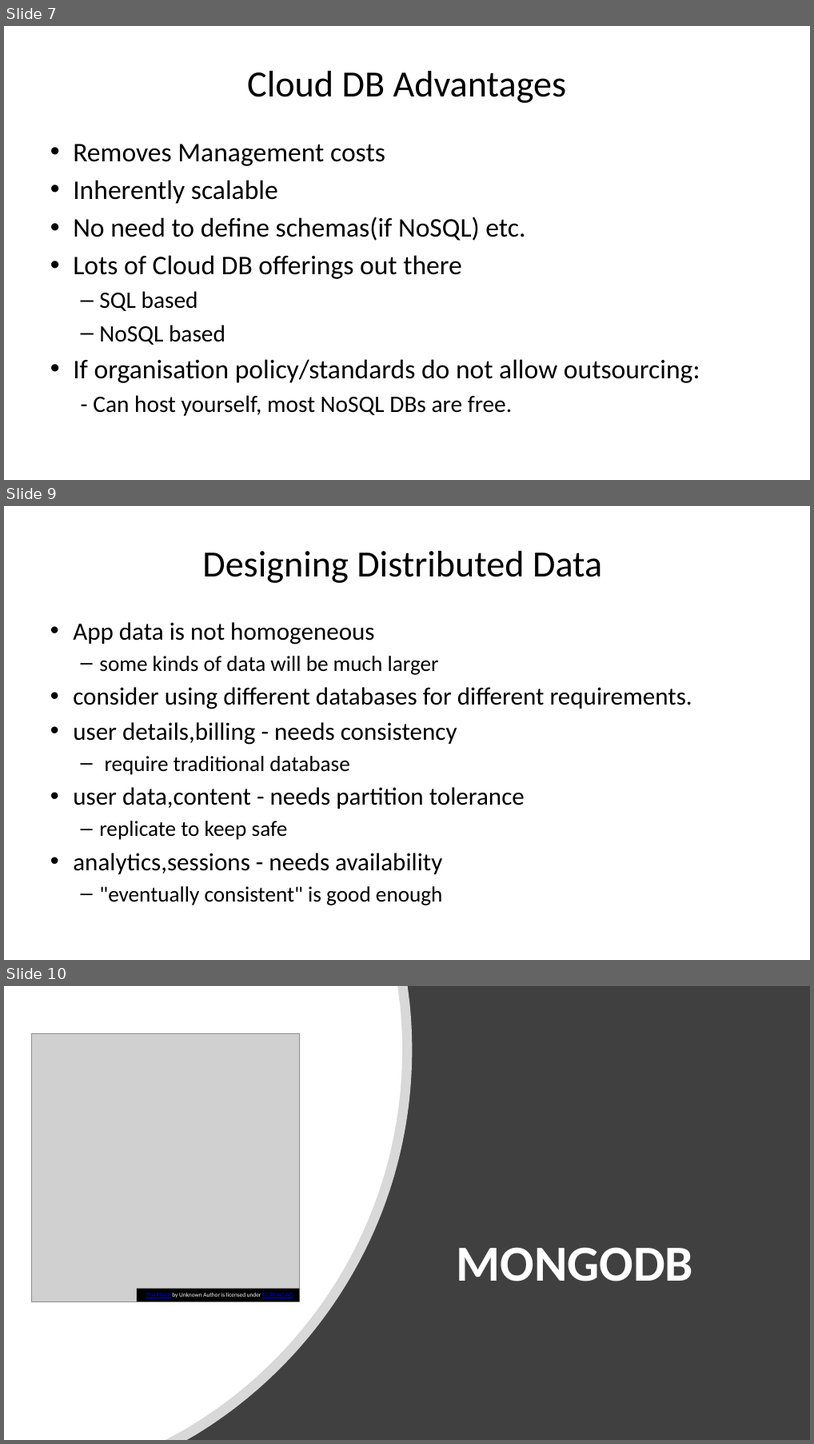
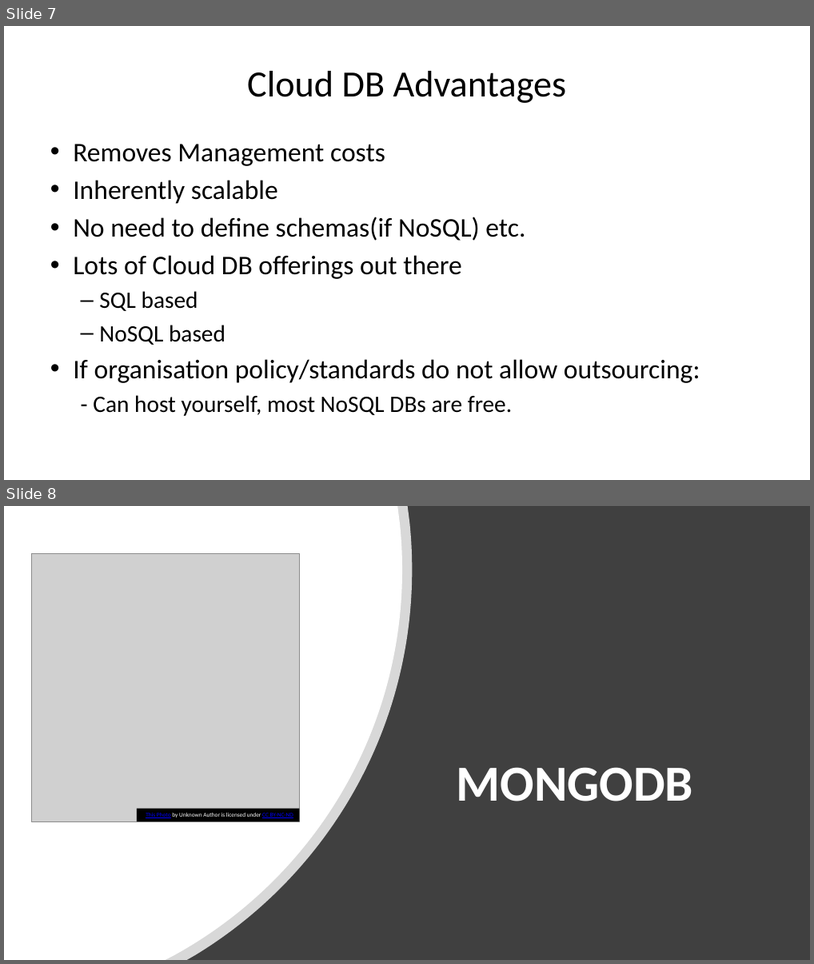
Before and after one commit to diarmuidoconnor/ict-2021, a slide deck: topic10/talk-0/mongoDB-2020.pptx. Shown one above the other, each under a label of ours: slides 7, 9 and 10 before the commit, slides 7 and 8 after it; the slides between them are not shown. The pictures are 814x1444 and 814x964 pixels, drawn with LibreOffice and Linux fonts; fonts in the diff are those of the drawing; grey boxes stand for pictures. Boxes give left, top, right and bottom in pixels: in the first picture for what was removed or moved away, otherwise in the second. Text is boxed around its words. In the diff, an @@ line names an element or a change of style, - is before the commit and + after.

```diff
--- a/topic10/talk-0/mongoDB-2020.pptx
+++ b/topic10/talk-0/mongoDB-2020.pptx
@@ slide 9 removed at [4, 506, 810, 960], background #FFFFFF @@
@@ title removed at [202, 551, 602, 583] @@
-Designing Distributed Data
@@ text removed at [73, 622, 693, 905] @@
-• App data is not homogeneous
-  – some kinds of data will be much larger
-• consider using different databases for different requirements.
-• user details,billing - needs consistency
-  – require traditional database
-• user data,content - needs partition tolerance
-  – replicate to keep safe
-• analytics,sessions - needs availability
-  – "eventually consistent" is good enough
@@ what was slide 10 is now slide 8 @@
```
Also in this commit, not shown: 10 slides changed, 3 other slides removed, 43 other files.
